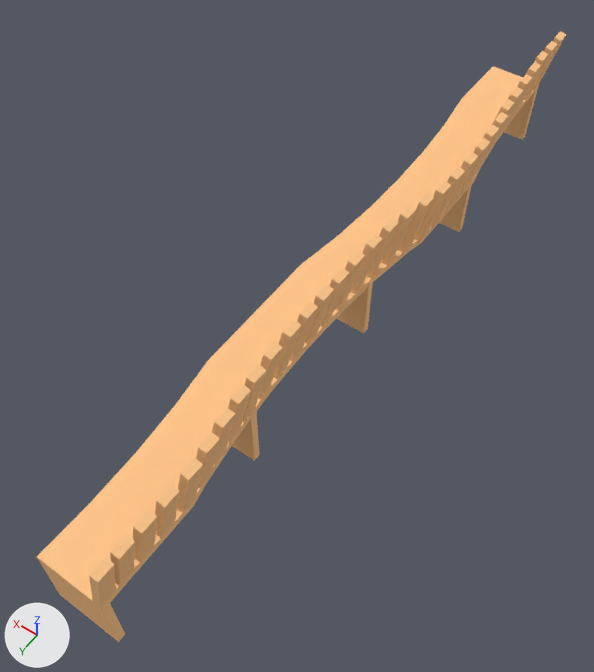
The Blender file ClusterCreatorKitTemplate-master/Assets/atusib/isuuuu.blend as it was, and as the next commit left it.
Rendered twice from a 50 mm lens placed at (-6.21, 12.17, 16.21), pointed at (1.17, 1.84, -0.03). Arrows for +X, +Y and +Z are at lower left; the lights stay in place.

The first picture shows '立方体', '立方体.001', '立方体.003', '立方体.008', '立方体.034', '立方体.035', '立方体.036', '立方体.037'.
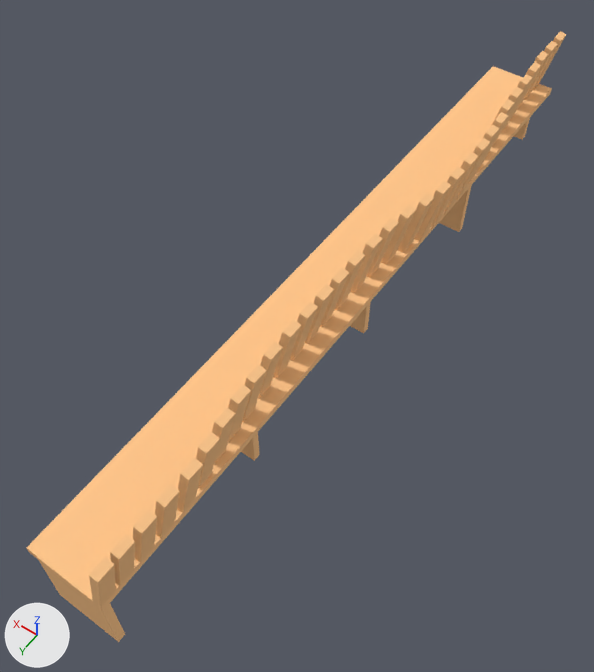
ob_円柱 is not drawn itself; it is used by a modifier of ob_立方体.
ob_円柱_001 is not drawn itself; it is used by a modifier of ob_立方体.
ob_円柱_002 is not drawn itself; it is used by a modifier of ob_立方体.
ob_円柱_003 is not drawn itself; it is used by a modifier of ob_立方体.

Location of each change, [x1, y1, x2, y2] in pixels of the pictures (594 x 672 px):
'立方体', reshaped, modifiers changed
    before: [37, 66, 539, 610]
    after: [27, 66, 552, 610]

The edits, one by one:
Object '円柱' (ob_円柱) is deleted.
Object '立方体' (ob_立方体) has a BOOLEAN modifier named 'ブーリアン'.
Modifier setting removed (it was object = ob_円柱).
Object '立方体' (ob_立方体) has a BOOLEAN modifier named 'ブーリアン.001'.
Modifier setting removed (it was object = ob_円柱_001).
Object '立方体' (ob_立方体) has a BOOLEAN modifier named 'ブーリアン.002'.
Modifier setting removed (it was object = ob_円柱_002).
Object '立方体' (ob_立方体) has a BOOLEAN modifier named 'ブーリアン.003'.
Modifier setting removed (it was object = ob_円柱_003).
Object '円柱.001' (ob_円柱_001) is deleted.
Object '円柱.002' (ob_円柱_002) is deleted.
Object '円柱.003' (ob_円柱_003) is deleted.
